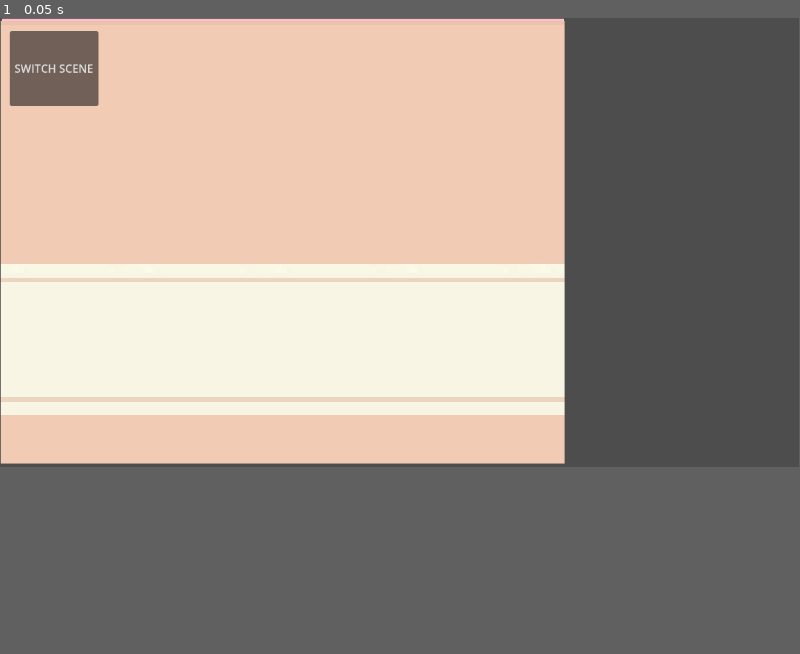
Above: before the commit, frame 1.
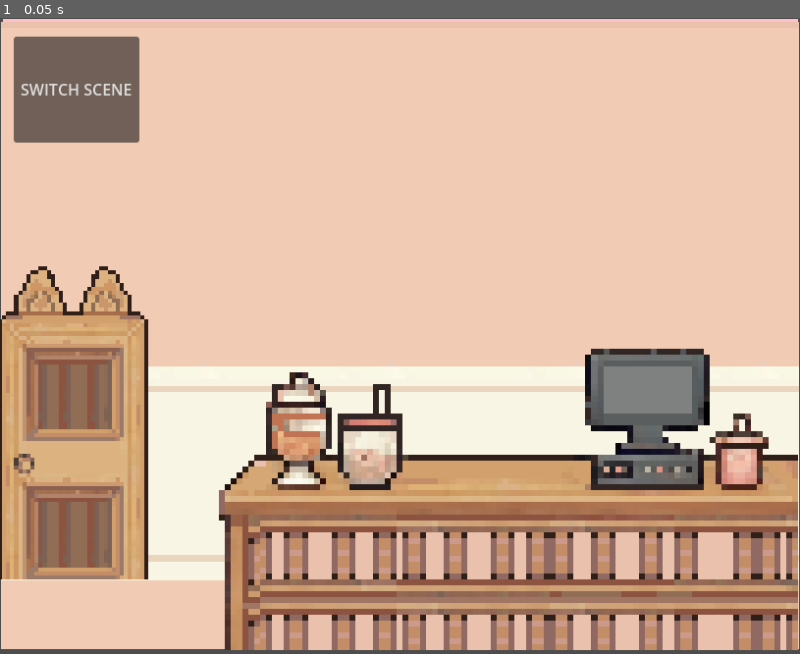
Above: after the commit, the same moment.

Repository: aylabaguette/40sGame
Game: Godot game, scene res://scenes/main.tscn
Same seed, same stepped clock (60 frames per second), same inputs: the game is played once before the commit and once after it.
Inputs:
- Up to frame 1 (0.05 s): no input
In our replay, the window is 799x449 before the commit and 800x636 after it. These sizes can differ from the game's own. Grey fills any space a smaller window leaves; there, only what the larger window draws over its background counts as a difference.

The runs differ from the first frame. In frame 1, 64% of the frame differs, in the area x 0-100%, y 0-100%.

Commit message:
updated sprites

Diff:
--- a/40s-game/project.godot
+++ b/40s-game/project.godot
@@ -14,3 +14,9 @@
 run/main_scene="res://scenes/main.tscn"
 config/features=PackedStringArray("4.3", "Forward Plus")
 config/icon="res://icon.svg"
+
+[display]
+
+window/size/viewport_width=815
+window/size/mode=3
+window/stretch/mode="viewport"
--- a/40s-game/scenes/Shop.tscn
+++ b/40s-game/scenes/Shop.tscn
@@ -1,7 +1,9 @@
-[gd_scene load_steps=3 format=3 uid="uid://d7otfdihf1ee"]
+[gd_scene load_steps=5 format=3 uid="uid://d7otfdihf1ee"]
 
 [ext_resource type="Texture2D" uid="uid://buyudqqe76oda" path="res://sprites/shop/Backdrop.png" id="1_72jb3"]
 [ext_resource type="Script" path="res://scenes/shop.gd" id="1_v2lqu"]
+[ext_resource type="Texture2D" uid="uid://dnw401aomiw14" path="res://sprites/shop/Counter.png" id="3_05b3x"]
+[ext_resource type="Texture2D" uid="uid://clwfwiq2uw1vx" path="res://sprites/shop/Door.png" id="4_vcaxr"]
 
 [node name="Shop" type="Node2D"]
 script = ExtResource("1_v2lqu")
@@ -19,4 +21,16 @@
 offset_bottom = 127.0
 text = "SWITCH SCENE"
 
+[node name="Counter" type="Sprite2D" parent="."]
+texture_filter = 1
+position = Vector2(452, 343)
+scale = Vector2(6.02, 6.02)
+texture = ExtResource("3_05b3x")
+
+[node name="Door" type="Sprite2D" parent="."]
+texture_filter = 1
+position = Vector2(238, 365)
+scale = Vector2(4.14, 4.14)
+texture = ExtResource("4_vcaxr")
+
 [connection signal="pressed" from="Button" to="." method="_on_button_pressed"]
